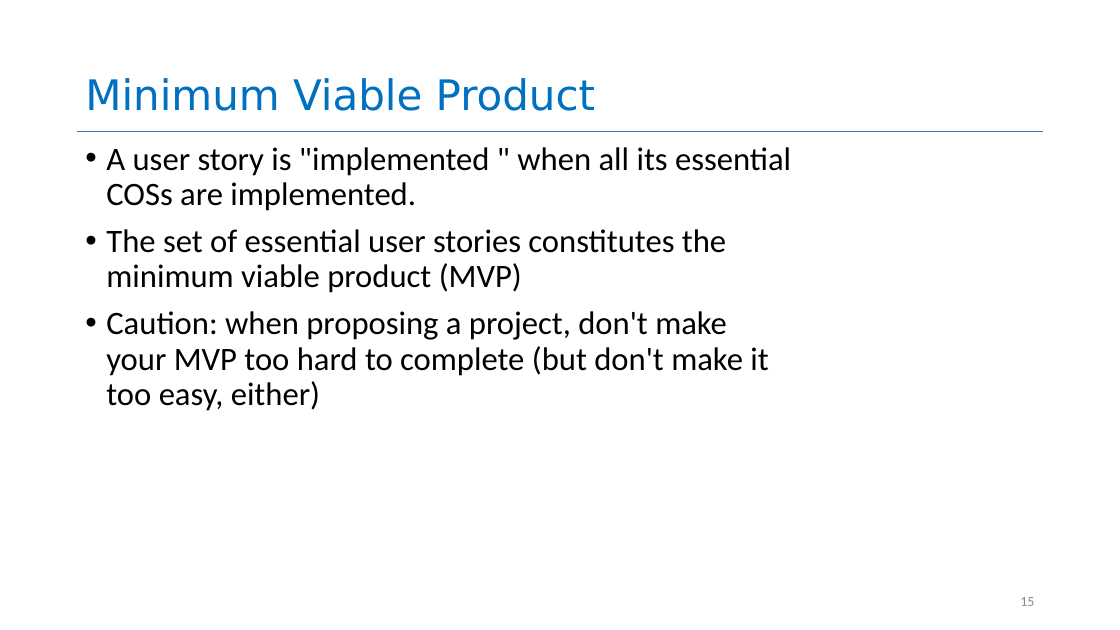
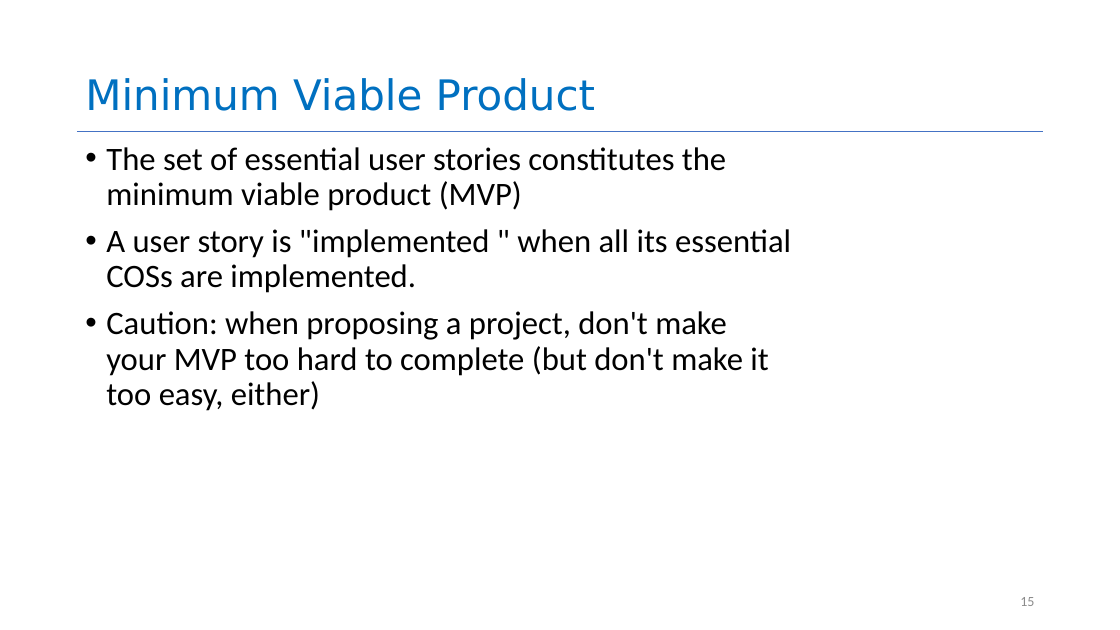
Before and after one commit to neu-se/CS4530-Spring-2025, a slide deck: slide 15 of Slides/Module 01.2 Requirements Gathering.pptx. Drawn at 1120x630 pixels with LibreOffice and Linux fonts; fonts in the diff are those of the drawing. Boxes give left, top, right and bottom in pixels: in the first picture for what was removed or moved away, otherwise in the second. Text is boxed around its words. In the diff, an @@ line names an element or a change of style, - is before the commit and + after.

```diff
--- a/Slides/Module 01.2 Requirements Gathering.pptx
+++ b/Slides/Module 01.2 Requirements Gathering.pptx
@@ text at (106, 147, 726, 211): paragraph added @@
+• The set of essential user stories constitutes the minimum viable product (MVP)
@@ text at (106, 229, 726, 293): paragraph removed @@
-• The set of essential user stories constitutes the minimum viable product (MVP)
```
Also in this commit, not shown: 4 other slides changed, 1 slide added, 3 other files.
